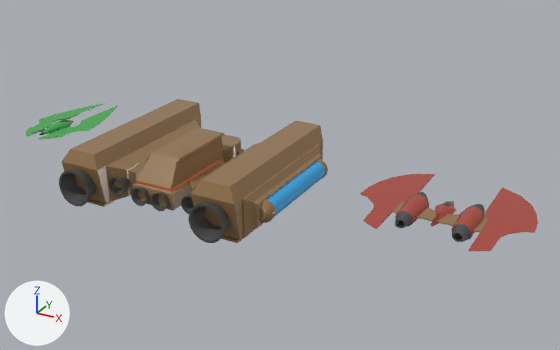
A saved change to the Blender file Assets/Art/3d/ShipsUpdate.blend.
Before and after are seen from a 50 mm lens placed at (22.6, -34.6, 16.7), pointed at (4.2, -1.2, 0.0). Lighting does not change. The marker at lower left points along +X, +Y and +Z.

In view in the first picture: 'EnemyFast', 'EnemyNormal', 'ShipStrong'.
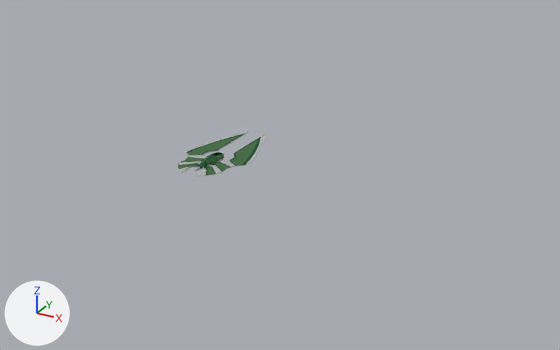
Location of each change, (x1, y1, x2, y2) in pixels of the pictures (560 x 350 px):
'ShipStrong', hidden (brown): before (59, 99, 328, 243)
'EnemyNormal', hidden (brown): before (360, 174, 538, 251)
'EnemyFast', surface changed, moved: before (26, 103, 117, 139); after (178, 131, 265, 176)

What changed in the scene script:
```text
Add img_shipfast_smoothness_png:
    img_shipfast_smoothness_png = load_image('ShipFast_smoothness.png', 'Textures/ShipFast_smoothness.png', 2048, 2048, 'sRGB')
Add img_shipfast_metallic_png:
    img_shipfast_metallic_png = load_image('ShipFast_metallic.png', 'Textures/ShipFast_metallic.png', 2048, 2048, 'sRGB')
Add img_shipfastalbedo:
    img_shipfastalbedo = load_image('ShipFastAlbedo', 'Textures/ShipFastAlbedo.png', 2048, 2048, 'sRGB')
Change mat_ship1:
    where n1 = _N.new('ShaderNodeBsdfPrincipled'); n1.name = 'Principled BSDF'
    remove n1.inputs[0].default_value = (0.0449, 0.402, 0.0648, 1.0)  # 'Base Color', green #3caa48
    remove n1.inputs[2].default_value = 0.242  # 'Roughness'
    add n2 = _N.new('ShaderNodeTexImage'); n2.name = 'Image Texture'
    add n2.image = img_shipfastalbedo
    add n3 = _N.new('ShaderNodeTexImage'); n3.name = 'Image Texture.002'
    add n3.image = img_shipfast_metallic_png
    add n4 = _N.new('ShaderNodeTexImage'); n4.name = 'Image Texture.001'
    add n4.image = img_shipfast_smoothness_png
    add _L.new(n2.outputs[0], n1.inputs[0])  # 'Color' to 'Base Color'
    add _L.new(n4.outputs[1], n1.inputs[2])  # 'Alpha' to 'Roughness'
    add _L.new(n3.outputs[1], n1.inputs[1])  # 'Alpha' to 'Metallic'
Change ob_enemyfast:
    ob_enemyfast.location: (-11.36, 0.0, 0.0) -> (0.0, 0.0, 0.0)
Change ob_enemynormal:
    ob_enemynormal.location: (13.33, 0.0, 0.0) -> (0.0, 0.0, 0.0)
    add ob_enemynormal.hide_set(True)
Change ob_shipstrong:
    add ob_shipstrong.hide_set(True)
```
